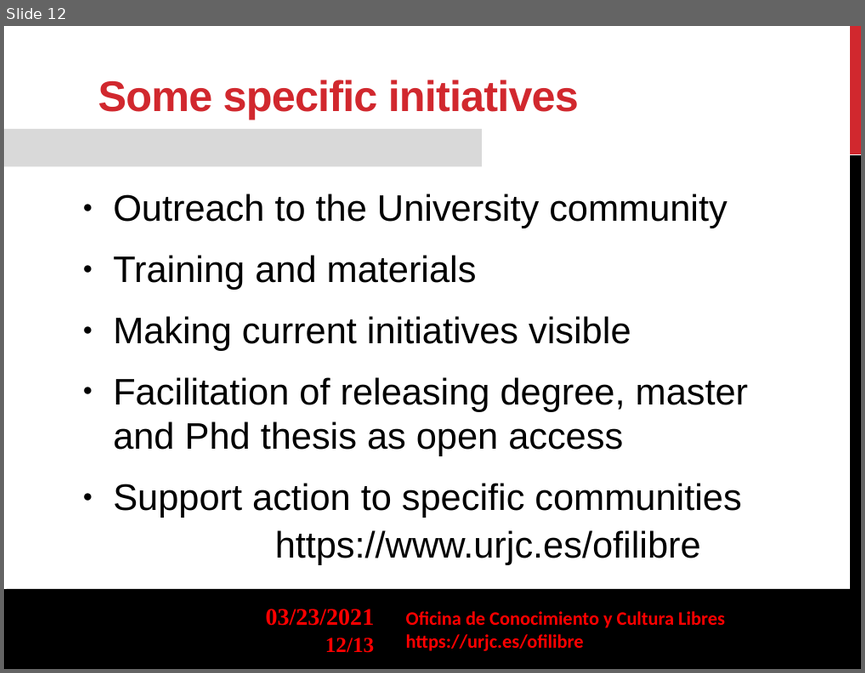
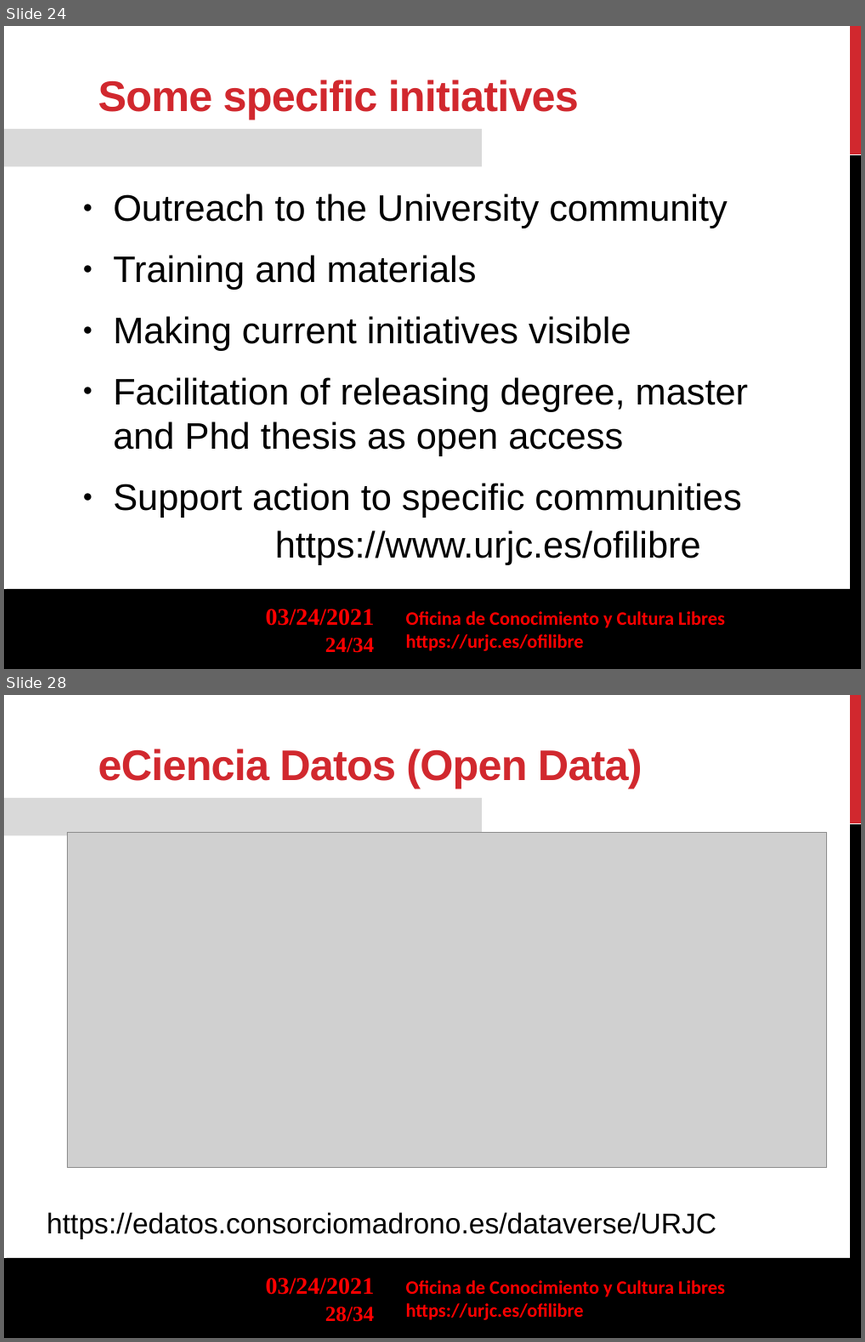
Before and after one commit to gabrielIzquierdo/OfiLibreGabri.github.io, a slide deck: transpas/ofilibre/Ofilibre-presentacion-en.odp. Shown one above the other, each under a label of ours: slide 12 before the commit, slides 24 and 28 after it; the slides between them are not shown. The pictures are 865x673 and 865x1342 pixels, drawn with LibreOffice and Linux fonts; fonts in the diff are those of the drawing; grey boxes stand for pictures; background and template pictures are left out. Boxes give left, top, right and bottom in pixels: in the first picture for what was removed or moved away, otherwise in the second. Text is boxed around its words. In the diff, an @@ line names an element or a change of style, - is before the commit and + after.

```diff
--- a/transpas/ofilibre/Ofilibre-presentacion-en.odp
+++ b/transpas/ofilibre/Ofilibre-presentacion-en.odp
@@ slide 28 added at box(4, 695, 861, 1338), background #FFFFFF; not listed: 7 template elements that a slide beside it also shows @@
@@ text added at box(98, 749, 642, 789), 36 pt, text #D1282E, bold @@
+eCiencia Datos (Open Data)
@@ picture added at box(68, 833, 828, 1167) @@
@@ text added at box(46, 1212, 716, 1239), 24 pt, text #000000 @@
+https://edatos.consorciomadrono.es/dataverse/URJC
@@ what was slide 12 is now slide 24 @@
@@ slide 24 changed as well @@
@@ text at box(266, 608, 375, 625): text changed @@
-03/23/2021
+03/24/2021
@@ page number at box(325, 637, 374, 652): text changed @@
-12/13
+24/34
```
Also in this commit, not shown: 12 other slides changed, 20 other slides added, 1 other file.
